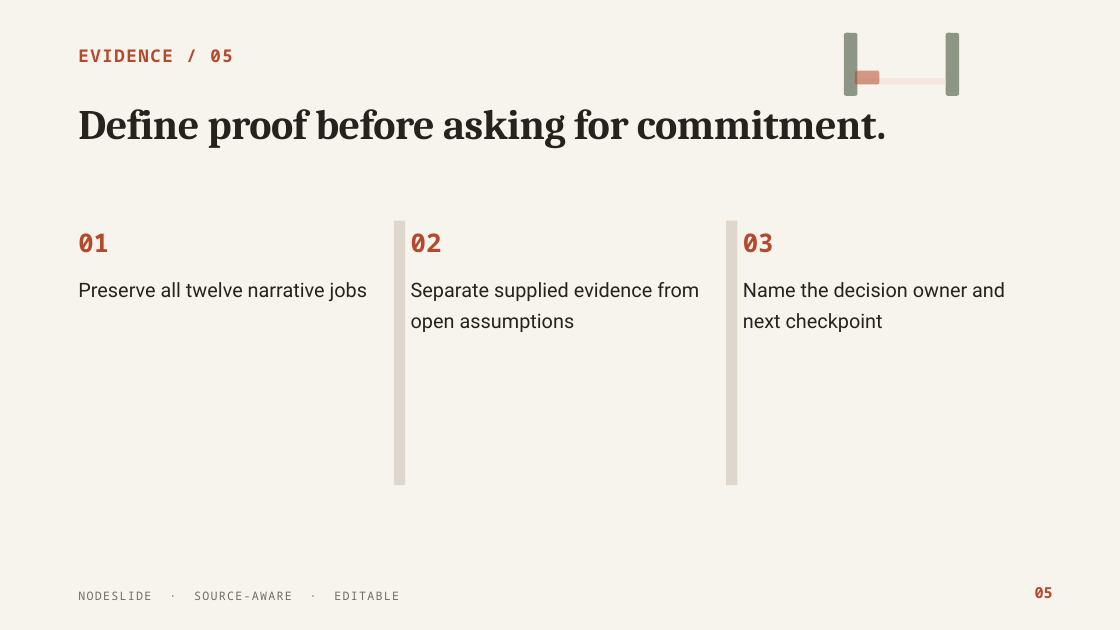
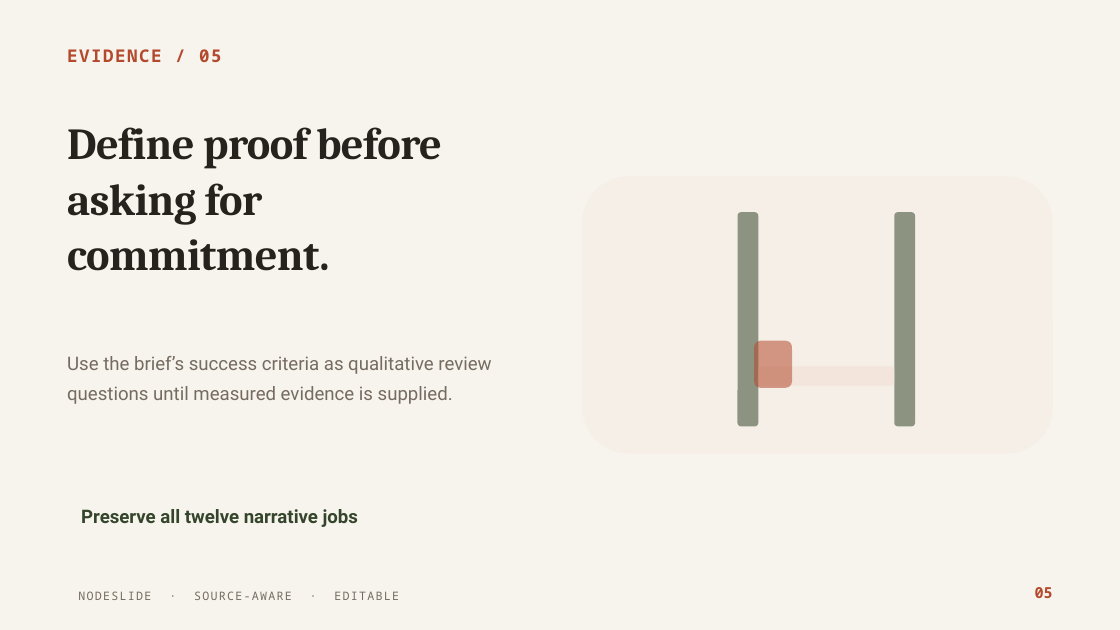
Before and after one commit to HomenShum/NodeSlide, a slide deck: slide 5 of evidence/scene-continuity-v2/generated/risk-committee-scene-continuity.pptx. Drawn at 1120x630 pixels with LibreOffice and Linux fonts; fonts in the diff are those of the drawing. Boxes give left, top, right and bottom in pixels: in the first picture for what was removed or moved away, otherwise in the second. Text is boxed around its words. In the diff, an @@ line names an element or a change of style, - is before the commit and + after.

```diff
--- a/evidence/scene-continuity-v2/generated/risk-committee-scene-continuity.pptx
+++ b/evidence/scene-continuity-v2/generated/risk-committee-scene-continuity.pptx
@@ text "EVIDENCE / 05": place and size @@
-text "EVIDENCE / 05" at (78,49,233,62)
+text "EVIDENCE / 05" at (67,49,222,62)
@@ rounded rectangle removed at (844,33,858,96) @@
@@ rounded rectangle removed at (946,33,960,96) @@
@@ rounded rectangle removed at (855,71,880,85) @@
@@ rounded rectangle removed at (858,78,946,84) @@
@@ text "Define proof before asking for ...": place and size @@
-text "Define proof before asking for ..." at (78,109,886,149)
+text "Define proof before asking for ..." at (67,127,442,271)
@@ text "Define proof before asking for ..." at (67,127,442,271): size 36 to 38 pt, letter spacing -0.4 to -0.5 pt; line spacing 1.05 to 1.04 @@
@@ rounded rectangle added at (582,176,1053,454), fill #F2DED3 at 22% opacity @@
@@ text removed at (78,233,109,253) @@
-01
@@ rectangle removed at (394,220,405,485) @@
@@ text removed at (411,233,442,253) @@
-02
@@ rectangle removed at (726,220,737,485) @@
@@ rounded rectangle added at (738,213,759,427), fill #34452C at 54% opacity @@
@@ text removed at (743,233,774,253) @@
-03
@@ rounded rectangle added at (895,213,916,427), fill #34452C at 54% opacity @@
@@ text removed at (411,282,699,332) @@
-Separate supplied evidence from open assumptions
@@ text removed at (743,282,1005,332) @@
-Name the decision owner and next checkpoint
@@ text added at (67,356,491,404), 16 pt, text #756B61 @@
+Use the brief’s success criteria as qualitative review questions until measured evidence is supplied.
@@ rounded rectangle added at (755,341,792,388), fill #B44A2D at 54% opacity @@
@@ rounded rectangle added at (759,366,895,386), fill #F2DED3 at 57% opacity @@
@@ text "Preserve all twelve narrative jobs": place and size @@
-text "Preserve all twelve narrative jobs" at (78,282,367,301)
+text "Preserve all twelve narrative jobs" at (81,509,358,527)
@@ text "Preserve all twelve narrative jobs" at (81,509,358,527): size 17 to 16 pt, text colour #26221D to #34452C, bold on; line spacing 1.3 to 1.25 @@
```
Also in this commit, not shown: 4 other slides changed, 8 other files.
